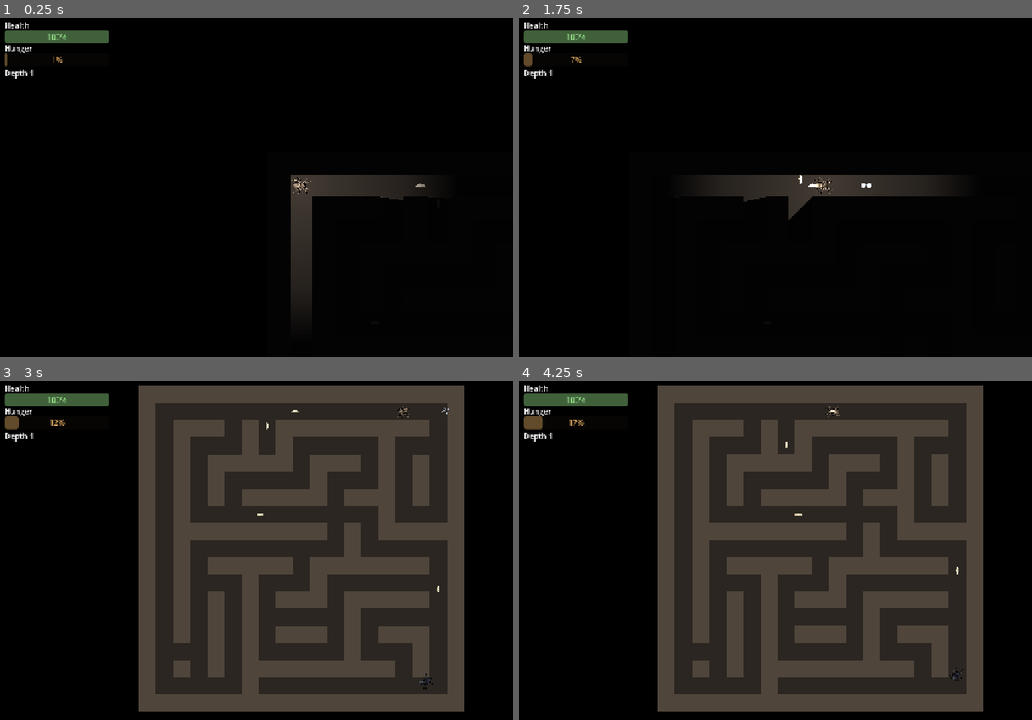
Above: before the commit, frames 1-4 (two rows, left to right).
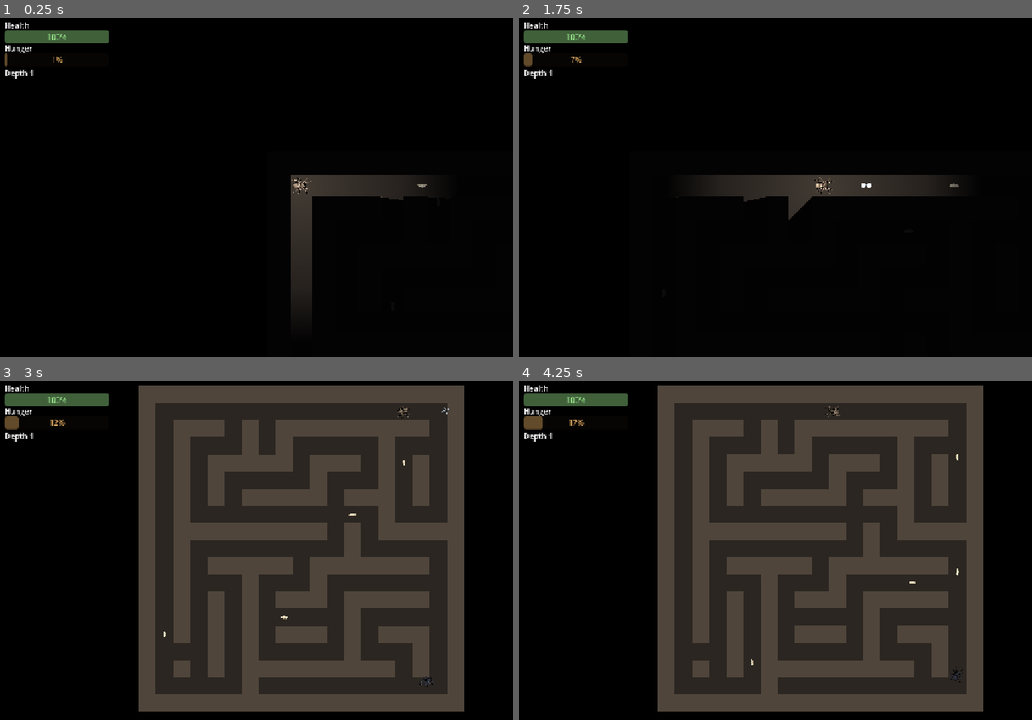
Above: after the commit, the same moments.

Repository: ehix/burrow
Game: Godot game, scene res://world/world.tscn
Two runs of this game, one before a commit and one after it. Both use one fixed random seed, a clock stepped at 60 frames per second and the inputs below.
Inputs (mouse positions are in pixels of both pictures, inside the frame that each line leads up to):
- Up to frame 1 (0.25 s): no input
- Up to frame 2 (1.75 s): tap Enter at 0.5 s; move the mouse to (955, 167) at 0.52 s; hold D (move_right) 0.53-1.25 s; hold Space (fire) 0.53-1.25 s; click (955, 167) at 0.67 s; drag from (698, 201) to (842, 184) at 1.27 s
- Up to frame 3 (3 s): move the mouse to (364, 472) at 2.02 s; hold D (move_right) 2.03-2.75 s; hold L (toggle_darkness) 2.03-2.75 s; drag from (271, 618) to (425, 682) at 2.77 s
- Up to frame 4 (4.25 s): move the mouse to (1001, 601) at 3.52 s; hold A (move_left) from 3.53 s (still down); tap Alt at 3.6 s

The runs differ from the first frame. In frame 1, less than 0.1% of the frame differs, in the area x 81-84%, y 48-51%; in frame 2, less than 0.1%; in frame 3, less than 0.1%, in the area x 31-86%, y 8-92%; in frame 4, less than 0.1%.

Commit message:
Larvae wander on the grid and can be web-killed
Co-Authored-By: Claude Opus 4.8 <noreply@anthropic.com>
Claude-Session: https://claude.ai/code/session_014WhKpuzmfoxFtBrc5icJUK

Diff:
--- a/entities/larva/larva.gd
+++ b/entities/larva/larva.gd
@@ -1,47 +1,67 @@
 class_name Larva
 extends CharacterBody2D
-## A wandering creature. Drifts along its facing, reverses when it hits a wall,
-## and freezes when a trap catches it. Body collides with walls only (mask =
-## world) so it passes through traps and spiders until a trap's area catches it.
+## A wandering creature. Steps cell-to-cell on the maze grid, avoiding an
+## immediate reversal unless it is dead-ended. Freezes when a trap catches it,
+## and can be killed (not eaten) by a web shot, leaving an inedible corpse.
+## Body collides with walls only (mask = world) so it passes through traps and
+## spiders until a trap's catch area grabs it.
 
-@export var speed: float = 42.0
+const CorpseScene := preload("res://entities/web/web_shot_spent.tscn")
 
-var direction := Vector2.RIGHT
+@onready var _mover: GridMover = $GridMover
+
 var caught := false
+var _dead := false
+var _last_dir := Vector2i.RIGHT
 
 
 func _ready() -> void:
 	add_to_group("larvae")
-	_apply_rotation()
 
 
 ## Set initial facing (Level derives this from the spawn tile's type).
 func set_facing(dir: Vector2i) -> void:
 	if dir != Vector2i.ZERO:
-		direction = Vector2(dir).normalized()
-		_apply_rotation()
+		_last_dir = dir
+		rotation = Vector2(dir).angle()
 
 
 ## Called by a trap: stop and snap to the trap centre.
 func set_caught(at_position: Vector2) -> void:
 	caught = true
 	global_position = at_position
-	velocity = Vector2.ZERO
 
 
 func _physics_process(_delta: float) -> void:
-	if caught:
+	if caught or _dead or _mover.is_moving():
 		return
-	velocity = direction * speed
-	if move_and_slide():
-		reverse()
+	_wander_step()
 
 
-func reverse() -> void:
-	direction = -direction
-	_apply_rotation()
+func _wander_step() -> void:
+	# Prefer any non-reverse direction; fall back to reversing at a dead-end.
+	var options: Array[Vector2i] = []
+	for d in [Vector2i.UP, Vector2i.RIGHT, Vector2i.DOWN, Vector2i.LEFT]:
+		if d != -_last_dir:
+			options.append(d)
+	options.shuffle()
+	options.append(-_last_dir)
+	for d in options:
+		if _mover.try_step(d):
+			_last_dir = d
+			rotation = Vector2(d).angle()
+			return
 
 
-func _apply_rotation() -> void:
-	if direction != Vector2.ZERO:
-		rotation = direction.angle()
+## A web shot killed this larva: drop out of the edible pool, leave a corpse.
+func web_kill() -> void:
+	if _dead:
+		return
+	_dead = true
+	remove_from_group("larvae")
+	var holder := get_parent()
+	if holder != null:
+		var corpse := CorpseScene.instantiate()
+		holder.add_child(corpse)
+		corpse.global_position = global_position
+	queue_free()
--- a/entities/larva/larva.tscn
+++ b/entities/larva/larva.tscn
@@ -1,7 +1,8 @@
-[gd_scene load_steps=4 format=3]
+[gd_scene load_steps=5 format=3]
 
 [ext_resource type="Script" path="res://entities/larva/larva.gd" id="1_larva"]
 [ext_resource type="Texture2D" uid="uid://xsv8tmi0accp" path="res://assets/sprites/larva.png" id="2_larva_tex"]
+[ext_resource type="Script" path="res://components/grid_mover.gd" id="3_mover"]
 
 [sub_resource type="CircleShape2D" id="CircleShape2D_larva"]
 radius = 5.0
@@ -18,3 +19,8 @@
 texture_filter = 1
 scale = Vector2(0.4, 0.4)
 texture = ExtResource("2_larva_tex")
+
+[node name="GridMover" type="Node" parent="."]
+script = ExtResource("3_mover")
+tile_size = 48
+step_time = 0.14
--- /dev/null
+++ b/tests/test_larva.gd
@@ -0,0 +1,18 @@
+extends GutTest
+## A web-killed larva leaves the larvae group so nobody can eat it.
+
+
+func test_web_kill_removes_from_larvae_group() -> void:
+	var larva := Larva.new()
+	add_child_autofree(larva)
+	assert_true(larva.is_in_group("larvae"), "spawns in the larvae group")
+	larva.web_kill()
+	assert_false(larva.is_in_group("larvae"), "web-killed larva is no longer edible")
+
+
+func test_web_kill_is_idempotent() -> void:
+	var larva := Larva.new()
+	add_child_autofree(larva)
+	larva.web_kill()
+	larva.web_kill() # must not error on an already-killed larva
+	assert_false(larva.is_in_group("larvae"))
Not shown, added: tests/test_larva.gd.uid
